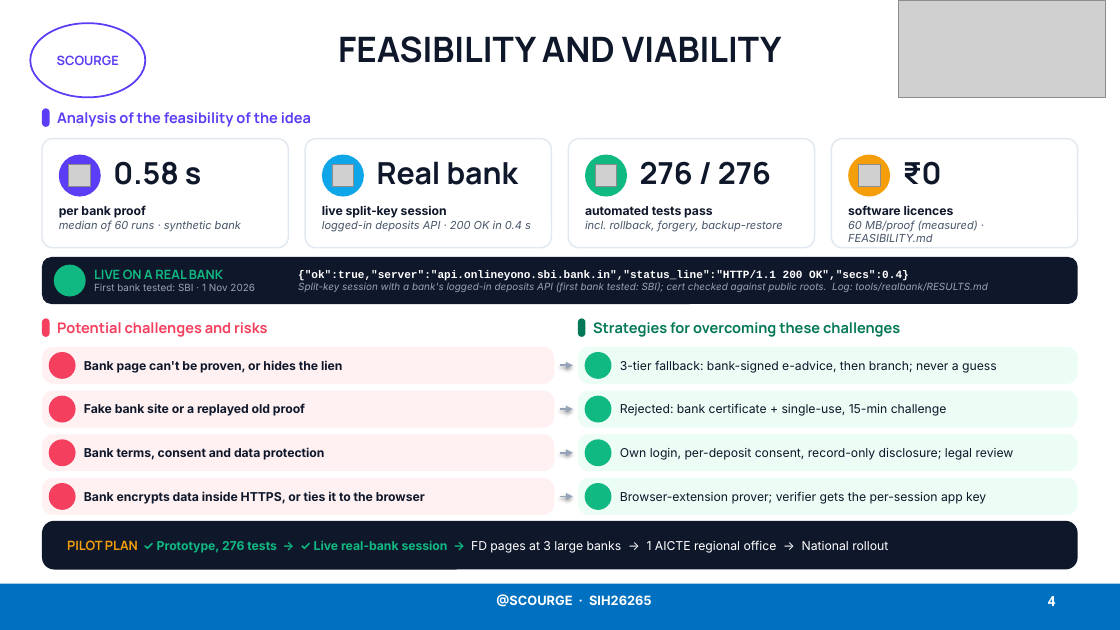
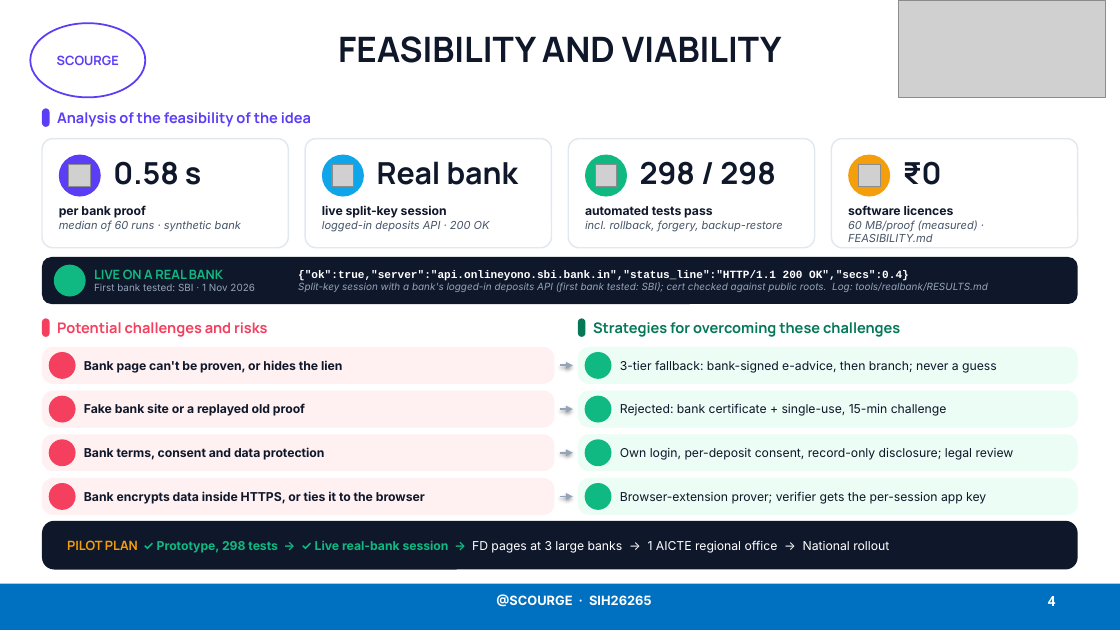
Before and after one commit to Lakki007/Arnavax-Scourge-SIH26265, a slide deck: slide 4 of docs/ppt/Scourge_SIH26265_Idea.pptx. Drawn at 1120x630 pixels with LibreOffice and Linux fonts; fonts in the diff are those of the drawing; grey boxes stand for pictures; background and template pictures are left out. Boxes give left, top, right and bottom in pixels: in the first picture for what was removed or moved away, otherwise in the second. Text is boxed around its words. In the diff, an @@ line names an element or a change of style, - is before the commit and + after.

```diff
--- a/docs/ppt/Scourge_SIH26265_Idea.pptx
+++ b/docs/ppt/Scourge_SIH26265_Idea.pptx
@@ text at [640, 161, 775, 185]: text changed @@
-276 / 276
+298 / 298
@@ text at [322, 221, 490, 231]: text changed @@
-logged-in deposits API · 200 OK in 0.4 s
+logged-in deposits API · 200 OK
@@ text at [67, 540, 889, 553]: text changed @@
-PILOT PLAN ✓ Prototype, 276 tests → ✓ Live real-bank session → FD pages at 3 large banks → 1 AICTE regional office → National rollout
+PILOT PLAN ✓ Prototype, 298 tests → ✓ Live real-bank session → FD pages at 3 large banks → 1 AICTE regional office → National rollout
```
Also in this commit, not shown: 3 other slides changed, 5 other files.
